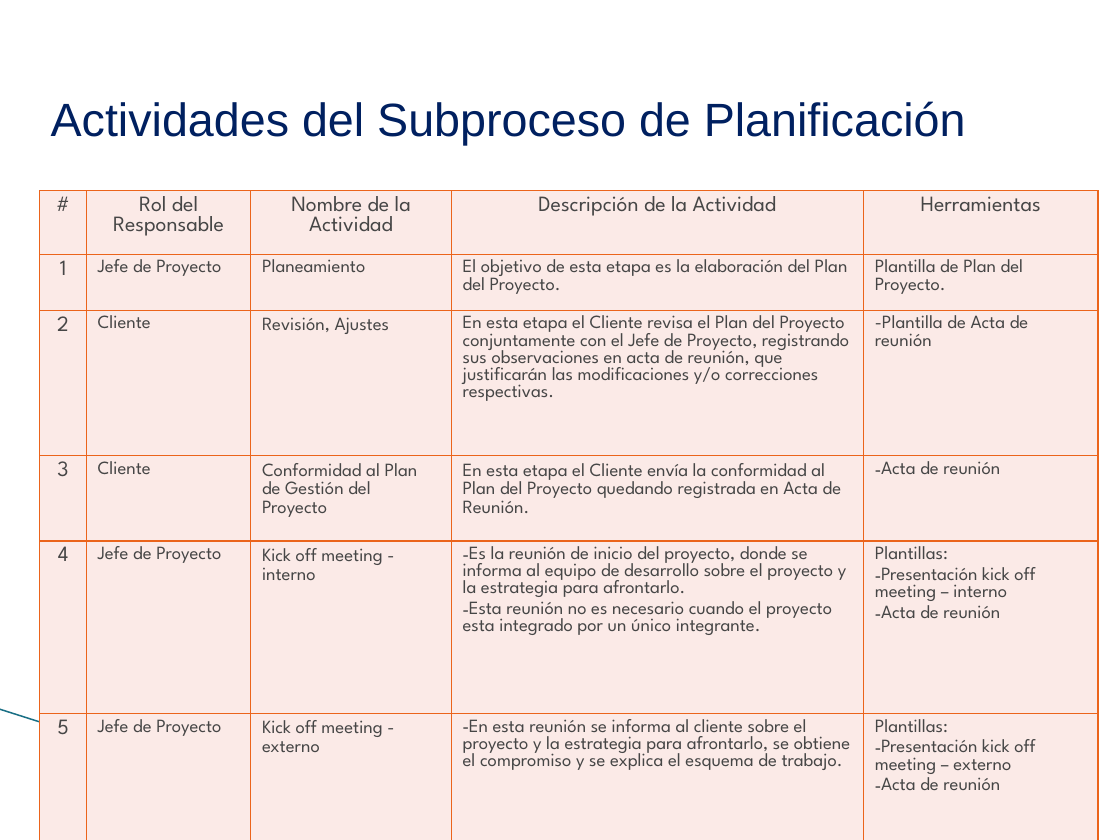
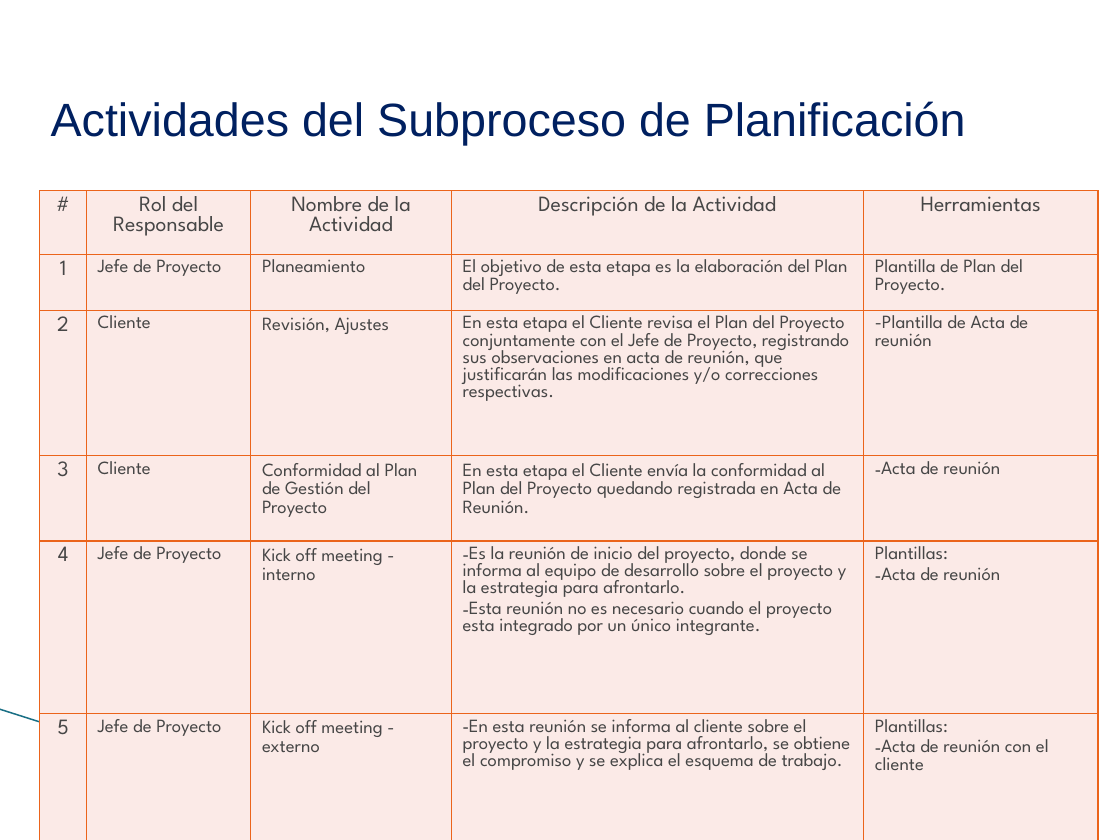
Before and after one commit to CreativeCheeseGame/BoundPhysic, a slide deck: slide 18 of Area de Proceso PP-PMC/PGPRO_0.2_2015 Proceso_de_gestion_de_proyectos.ppt.pptx. Drawn at 1120x840 pixels with LibreOffice and Linux fonts; fonts in the diff are those of the drawing; background and template pictures are left out. Boxes give left, top, right and bottom in pixels: in the first picture for what was removed or moved away, otherwise in the second. Text is boxed around its words. In the diff, an @@ line names an element or a change of style, - is before the commit and + after.

```diff
--- a/Area de Proceso PP-PMC/PGPRO_0.2_2015 Proceso_de_gestion_de_proyectos.ppt.pptx
+++ b/Area de Proceso PP-PMC/PGPRO_0.2_2015 Proceso_de_gestion_de_proyectos.ppt.pptx
@@ table at [39,190,1098,840] @@
-row 5, column 5: Plantillas: / Presentación kick off meeting – interno / Acta de reunión
+row 5, column 5: Plantillas: / Acta de reunión
-row 6, column 5: Plantillas: / Presentación kick off meeting – externo / Acta de reunión
+row 6, column 5: Plantillas: / Acta de reunión con el cliente
```
Also in this commit, not shown: 7 other slides changed, 3 slides removed, 17 other files.
